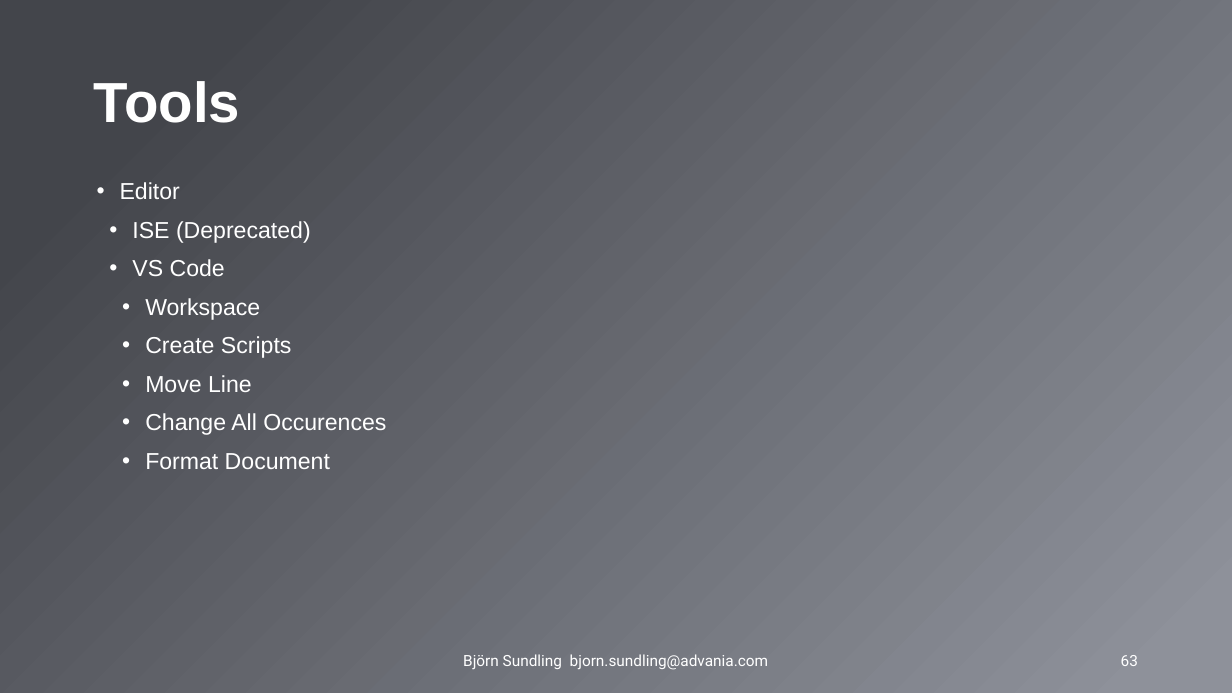
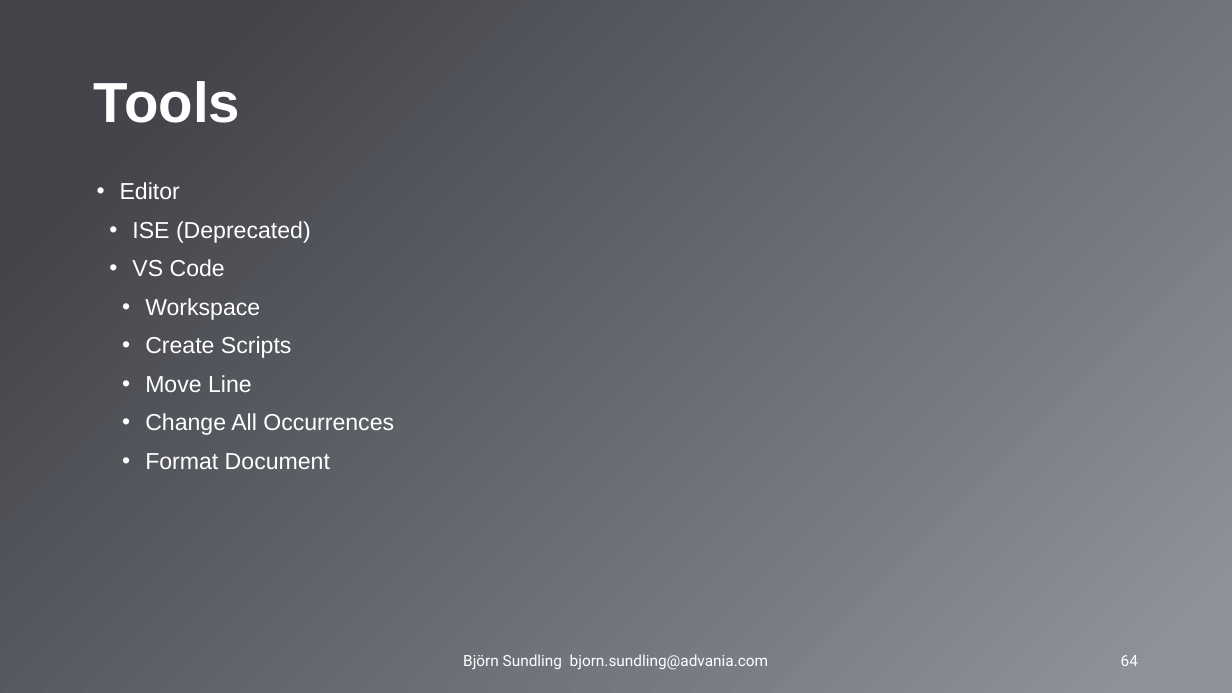
Before and after one commit to AdvaniaSE/PowerShellFundamentals, a slide deck: slide 64 of PowerShell Fundamentals.pptx (slide 63 before the commit). Drawn at 1232x693 pixels with LibreOffice and Linux fonts; fonts in the diff are those of the drawing; background and template pictures are left out. Boxes give left, top, right and bottom in pixels: in the first picture for what was removed or moved away, otherwise in the second. Text is boxed around its words. In the diff, an @@ line names an element or a change of style, - is before the commit and + after.

```diff
--- a/PowerShell Fundamentals.pptx
+++ b/PowerShell Fundamentals.pptx
@@ text at [145, 413, 394, 435]: text changed @@
-• Change All Occurences
+• Change All Occurrences
@@ page number at [1121, 655, 1138, 666]: text changed @@
-63
+64
```
Also in this commit, not shown: 4 other slides changed, 1 slide added.
